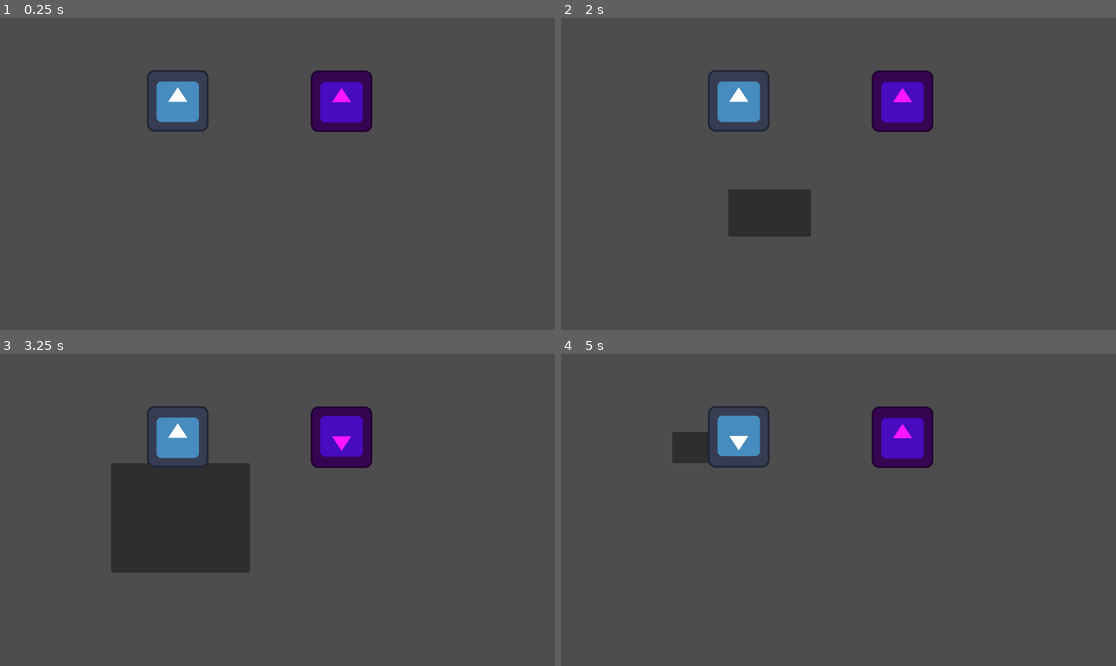
Above: before the commit, frames 1-4 (two rows, left to right).
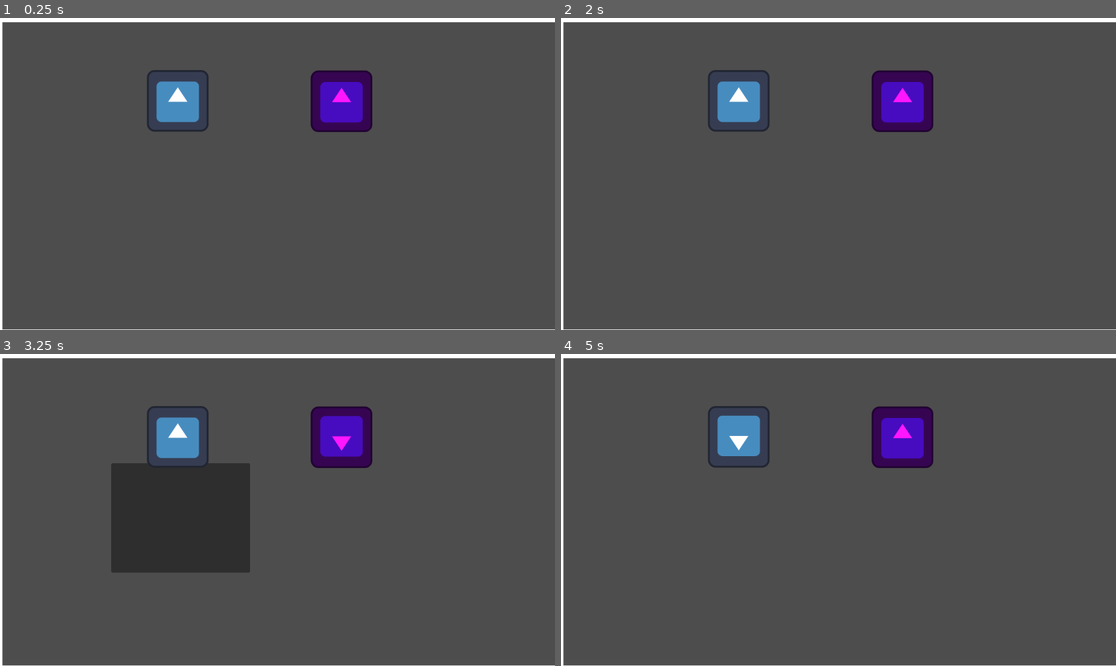
Above: after the commit, the same moments.

Repository: ColeW-Picaro/mini-rts
Game: Godot game, scene res://game.tscn
Same seed, same stepped clock (60 frames per second), same inputs: the game is played once before the commit and once after it. The engine's default icon, where the game draws it, is replaced by a stand-in: a white triangle on a blue panel in a dark square.
Inputs (mouse positions are in pixels of both pictures, inside the frame that each line leads up to):
- Up to frame 1 (0.25 s): no input
- Up to frame 2 (2 s): tap Enter at 0.5 s; move the mouse to (960, 158) at 0.52 s; click (960, 158) at 0.6 s; tap Space at 1.25 s; drag from (727, 189) to (810, 236) at 1.27 s
- Up to frame 3 (3.25 s): move the mouse to (333, 441) at 2.02 s; click (333, 441) at 2.1 s; tap Enter at 2.75 s; drag from (249, 572) to (111, 463) at 2.77 s
- Up to frame 4 (5 s): move the mouse to (1005, 556) at 3.52 s; click (1005, 556) at 3.6 s; tap Space at 4.25 s; drag from (672, 463) to (755, 432) at 4.27 s

The runs differ from the first frame. In frame 1, 2.1% of the frame differs, in the area x 0-100%, y 0-100%; in frame 2, 4.3%; in frame 3, 2.1%; in frame 4, 2.7%.

Commit message:
keep selecting

Diff:
--- a/game.tscn
+++ b/game.tscn
@@ -49,5 +49,8 @@
 position = Vector2(575, 320)
 script = ExtResource("5_hi2yb")
 
+[node name="Line2D" type="Line2D" parent="."]
+points = PackedVector2Array(-1, 0, 15, 0, 31, 0, 47, 0, 63, 0, 79, 0, 1159, 0, 1159, 648, -1, 648, -1, 8, -1, -576, 1151, -568, 1151, -24)
+
 [connection signal="_move_command" from="." to="Unit" method="_on_game__move_command"]
 [connection signal="_move_command" from="." to="Unit2" method="_on_game__move_command"]
--- a/select_box.gd
+++ b/select_box.gd
@@ -23,6 +23,7 @@
 		isDragging = false
 		end = global_mouse_pos
 		select_units()
+		draw_select_box()
 		pass
 
 func _unhandled_input(event):
@@ -33,16 +34,16 @@
 func draw_select_box():
 	self.size = Vector2(abs(start.x - end.x), abs(start.y - end.y)) * int(isDragging)
 	self.position = Vector2(min(start.x, end.x), min(start.y, end.y))
-	#draw_rect(Rect2(drag_start, mouse_pos - drag_start), Color.YELLOW, false, 2.0)
 
 
 func select_units():
+	select_rect.size = self.size
 	var space = get_world_2d().direct_space_state
-
 	var query = PhysicsShapeQueryParameters2D.new()
 	query.shape = select_rect
 	query.collision_mask = 2  # Units are on collision layer 2
 	query.transform = Transform2D(0, abs(end + start) / 2)
+	print(query.transform)
 
 	var old_selected_units = selected_units
 	var new_selected_units = space.intersect_shape(query)
